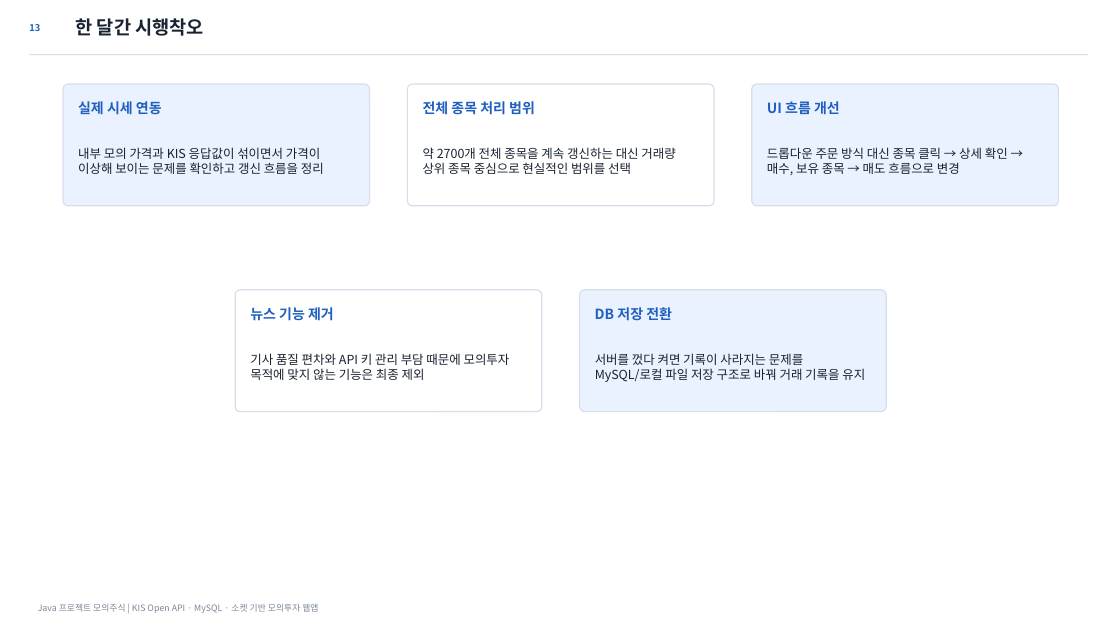
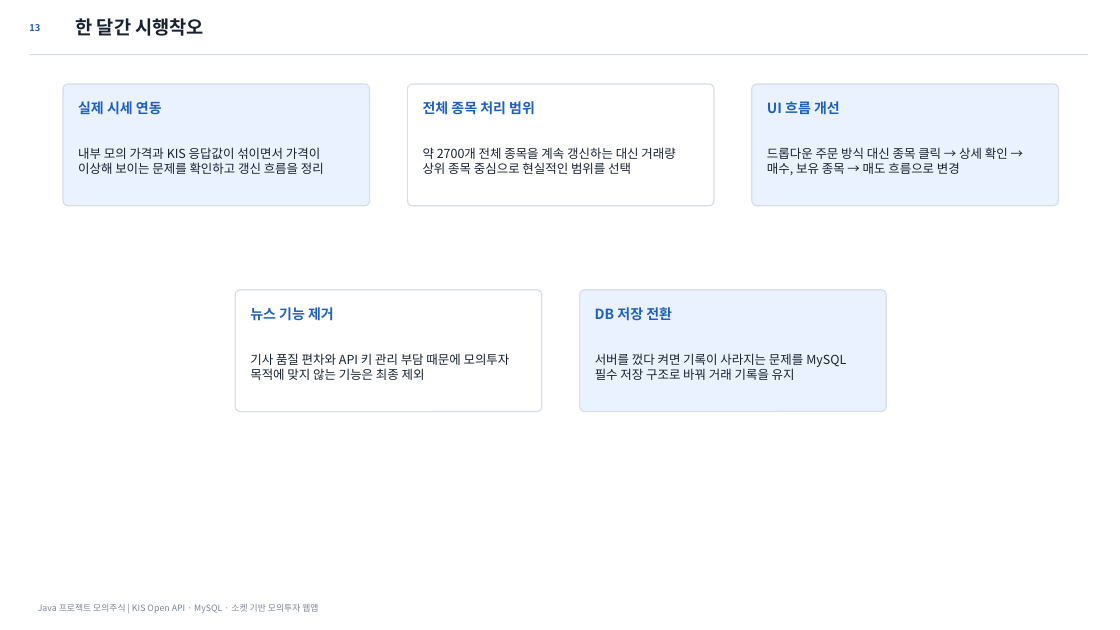
Before and after one commit to osangmin51-spec/javaproject, a slide deck: slide 13 of deliverables/Java_모의주식투자_발표자료_최종정합본.pptx. Drawn at 1120x630 pixels with LibreOffice and Linux fonts; fonts in the diff are those of the drawing. Boxes give left, top, right and bottom in pixels: in the first picture for what was removed or moved away, otherwise in the second. Text is boxed around its words. In the diff, an @@ line names an element or a change of style, - is before the commit and + after.

```diff
--- a/deliverables/Java_모의주식투자_발표자료_최종정합본.pptx
+++ b/deliverables/Java_모의주식투자_발표자료_최종정합본.pptx
@@ text at [595, 353, 846, 380]: text changed @@
-서버를 껐다 켜면 기록이 사라지는 문제를 MySQL/로컬 파일 저장 구조로 바꿔 거래 기록을 유지
+서버를 껐다 켜면 기록이 사라지는 문제를 MySQL 필수 저장 구조로 바꿔 거래 기록을 유지
```
Also in this commit, not shown: 5 other slides changed, 9 other files.
